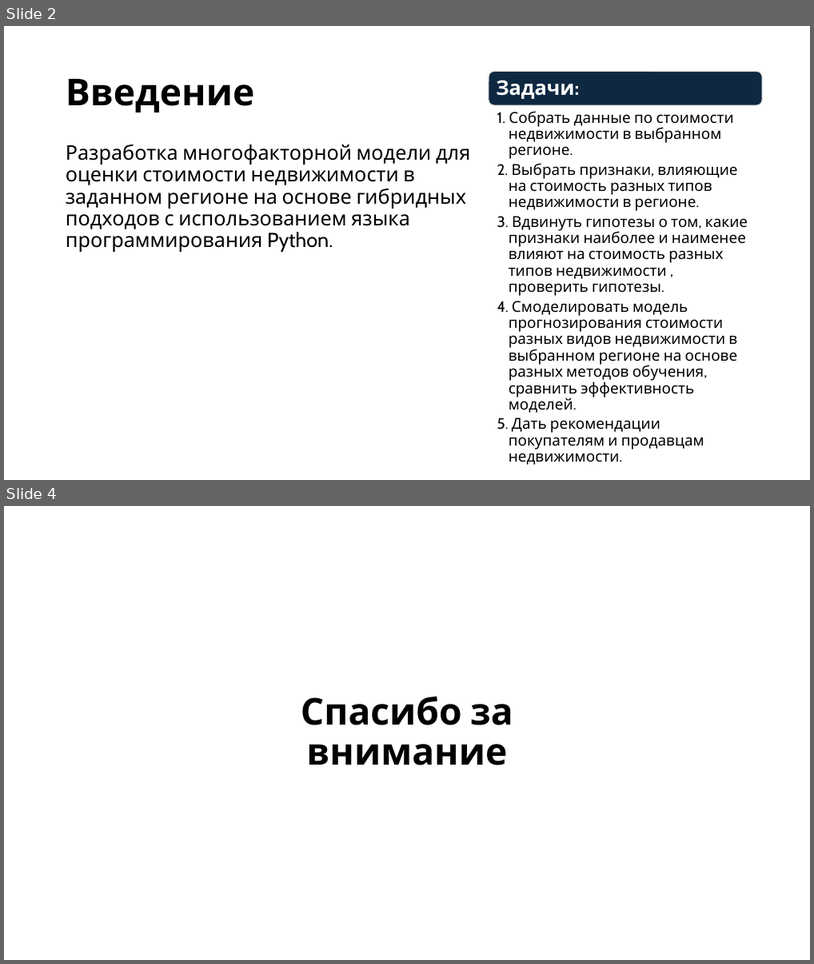
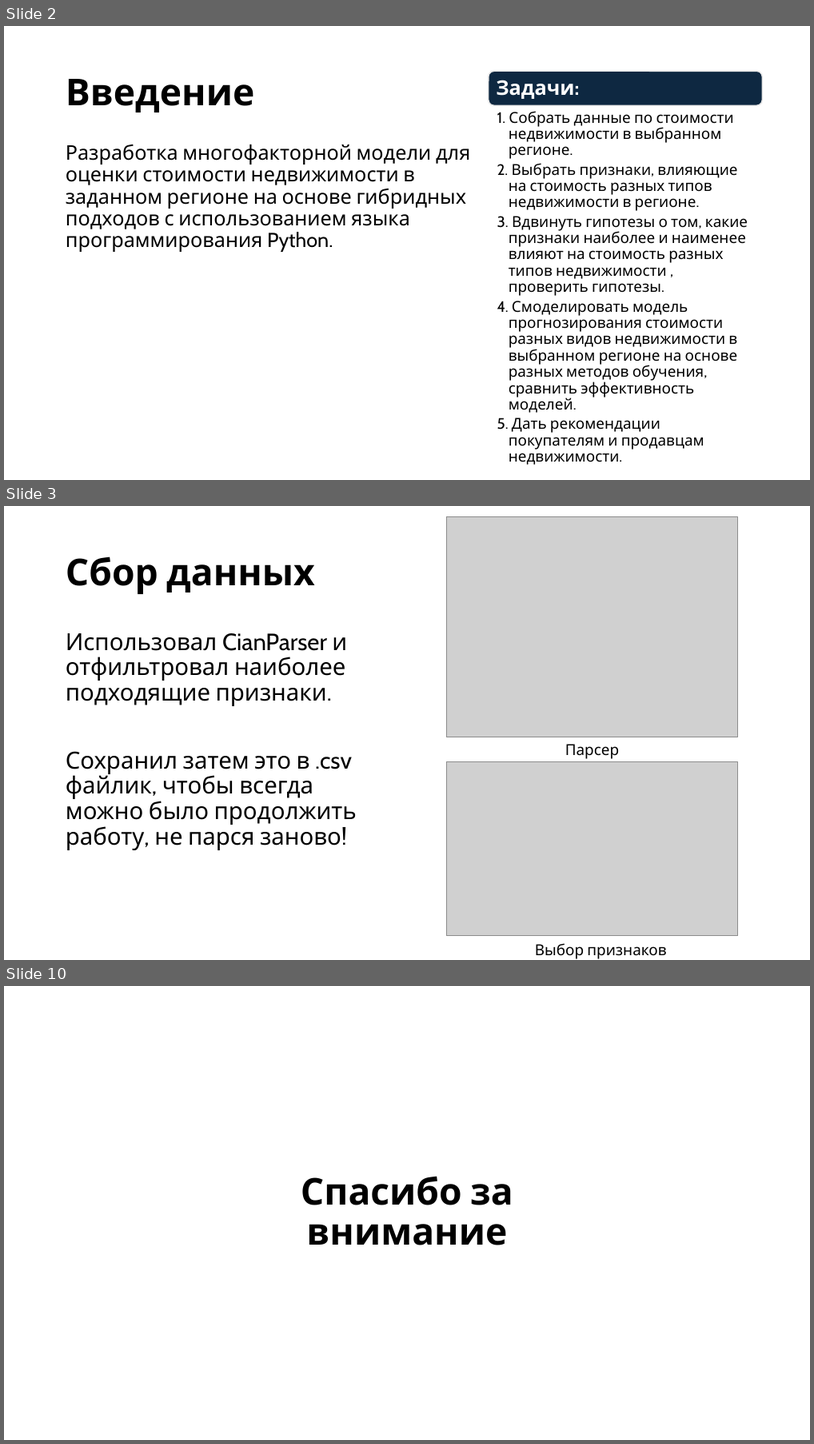
Before and after one commit to kuznetsovgg/predictive, a slide deck: presentations/Кузнецов DevOps24-2м - Предиктивная АБД 3.pptx. Shown one above the other, each under a label of ours: slides 2 and 4 before the commit, slides 2, 3 and 10 after it; the slides between them are not shown. The pictures are 814x964 and 814x1444 pixels, drawn with LibreOffice and Linux fonts; fonts in the diff are those of the drawing; grey boxes stand for pictures. Boxes give left, top, right and bottom in pixels: in the first picture for what was removed or moved away, otherwise in the second. Text is boxed around its words. In the diff, an @@ line names an element or a change of style, - is before the commit and + after.

```diff
--- a/presentations/Кузнецов DevOps24-2м - Предиктивная АБД 3.pptx
+++ b/presentations/Кузнецов DevOps24-2м - Предиктивная АБД 3.pptx
@@ slide 3 added at bbox=[4, 506, 810, 960], background #FFFFFF @@
@@ picture added at bbox=[447, 516, 738, 737] @@
@@ title added at bbox=[66, 556, 315, 594], 44 pt, text #000000, bold @@
+Сбор данных
@@ text added at bbox=[66, 633, 357, 850], 28 pt, text #000000 @@
+Использовал CianParser и отфильтровал наиболее подходящие признаки.
+Сохранил затем это в .csv файлик, чтобы всегда можно было продолжить работу, не парся заново!
@@ text added at bbox=[566, 744, 619, 759], 18 pt, text #000000 @@
+Парсер
@@ picture added at bbox=[447, 762, 738, 936] @@
@@ text added at bbox=[535, 943, 666, 959], 18 pt, text #000000 @@
+Выбор признаков
@@ what was slide 4 is now slide 10 @@
```
Also in this commit, not shown: 6 other slides added, 1 slide removed, 2 other files.
